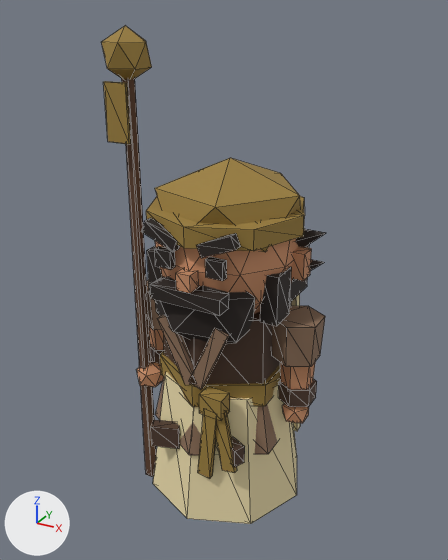
What one commit did to the glTF model godot3d/assets/models/elite_daoshi.glb.
Before and after are seen from a 50 mm camera at (1.13, -2.08, 2.11) aimed at (-0.04, 0.04, 1.05). The axes (+X, +Y, +Z) are drawn at lower left. The lights are the same throughout. The picture after the commit comes second. Mesh edges are drawn as thin lines. Vertices at exactly the same position are counted once.

Before the edit, the objects in view are built like this:
```python
me_cube = bpy.data.meshes.new('Cube')
me_cube.from_pydata(...)  # 512 vertices, 820 faces; spans x -0.45..0.42, y -0.36..0.44, z 0.0..2.05
# faces by material slot: [196, 148, 84, 196, 16, 40, 140]
me_cube.materials.append(mat_mustard)  # yellow #9b7f3c
me_cube.materials.append(mat_dkbrown)  # brown #4d372a
me_cube.materials.append(mat_ltbrown)  # brown #8b6e57
me_cube.materials.append(mat_skin)  # orange #ca8f68
me_cube.materials.append(mat_wood)  # brown #593c28
me_cube.materials.append(mat_cape)  # beige #e9d9a9
me_cube.materials.append(mat_hair)  # black #251c18
ob_yellow_turban_mesh = bpy.data.objects.new('yellow_turban_mesh', me_cube)
ob_yellow_turban_mesh.location = (0.0, 0.0, 0.0)
```
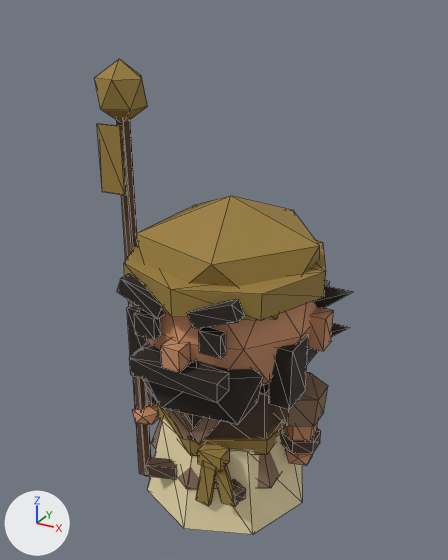
Location of each change, (x1, y1, x2, y2) in pixels of the pictures (448 x 560 px; the box of a moved part takes in the faces that stretch with it):
'yellow_turban_mesh', reshaped (15% wider): before (102, 26, 326, 524); after (95, 59, 353, 535)
part 1 of me_cube, moved or reshaped: before (160, 351, 280, 407); after (157, 402, 283, 456)
part 2 of me_cube, moved or reshaped: before (199, 387, 230, 421); after (198, 442, 230, 472)
part 3 of me_cube, moved or reshaped: before (198, 415, 217, 479); after (196, 465, 216, 506)
part 4 of me_cube, moved or reshaped: before (216, 410, 237, 473); after (215, 463, 238, 507)
part 5 of me_cube, moved or reshaped: before (102, 26, 152, 80); after (95, 59, 148, 121)
part 6 of me_cube, moved or reshaped: before (104, 81, 131, 144); after (97, 123, 126, 195)
part 7 of me_cube, moved or reshaped: before (155, 158, 301, 252); after (136, 196, 320, 320)
part 8 of me_cube, moved or reshaped: before (146, 196, 305, 251); after (124, 240, 326, 321)
part 9 of me_cube, moved or reshaped: before (151, 420, 180, 448); after (146, 457, 177, 479)
part 10 of me_cube, moved or reshaped: before (231, 437, 245, 467); after (231, 479, 246, 504)
part 11 of me_cube, moved or reshaped: before (164, 302, 291, 384); after (188, 383, 279, 439)
part 12 of me_cube, moved or reshaped: before (278, 379, 317, 407); after (281, 428, 321, 454)
part 13 of me_cube, moved or reshaped (mostly hidden): before (150, 344, 164, 364); after (147, 387, 157, 405)
part 14 of me_cube, moved or reshaped: before (155, 377, 292, 455); after (151, 420, 280, 489)
part 15 of me_cube, moved or reshaped: before (157, 315, 196, 385); after (167, 410, 195, 440)
part 16 of me_cube, moved or reshaped: before (189, 328, 229, 390); after (188, 417, 220, 445)
part 17 of me_cube, moved or reshaped: before (272, 306, 325, 367); after (274, 373, 328, 427)
part 18 of me_cube, moved or reshaped: before (122, 78, 326, 524); after (116, 119, 353, 535)

The change, as a list of edits to the scene's bpy script:
```text
Change me_cube:
    remove me_cube.from_pydata(...)  # 512 vertices, 820 faces; spans x -0.45..0.42, y -0.36..0.44, z 0.0..2.05
    add me_cube.from_pydata(...)  # 512 vertices, 820 faces; spans x -0.51..0.51, y -0.44..0.55, z 0.0..1.94
    me_cube part 1: the loose piece of 12 vertices spanning x -0.26..0.26, y -0.3..0.3, z 0.62..0.72 is scaled about its middle by (1.08, 1.08, 0.75), then moved by (0.0, 0.0, -0.24)
    me_cube part 2: the loose piece of 8 vertices spanning x 0.05..0.15, y -0.33..-0.25, z 0.63..0.72 is scaled about its middle by (1.08, 1.08, 0.75), then moved by (0.01, -0.02, -0.24)
    me_cube part 3: the loose piece of 8 vertices spanning x 0.03..0.13, y -0.32..-0.3, z 0.31..0.65 is scaled about its middle by (1.08, 1.08, 0.666), then moved by (0.01, -0.02, -0.18)
    me_cube part 4: the loose piece of 8 vertices spanning x 0.1..0.2, y -0.31..-0.29, z 0.37..0.65 is scaled about its middle by (1.08, 1.08, 0.68), then moved by (0.01, -0.02, -0.19)
    me_cube part 5: the loose piece of 12 vertices spanning x -0.45..-0.27, y -0.21..-0.03, z 1.85..2.05 is scaled about its middle by (1.08, 1.08, 1.2), then moved by (-0.03, -0.01, -0.13)
    me_cube part 6: the loose piece of 8 vertices spanning x -0.41..-0.31, y -0.2..-0.19, z 1.64..1.86 is scaled about its middle by (1.08, 1.08, 1.2), then moved by (-0.03, -0.02, -0.17)
    me_cube part 7: the loose piece of 12 vertices spanning x -0.29..0.29, y -0.26..0.3, z 1.18..1.58 is scaled about its middle by 1.3, then moved by (0.0, 0.01, -0.21)
    me_cube part 8: the loose piece of 16 vertices spanning x -0.32..0.32, y -0.33..0.33, z 1.32..1.4 is scaled about its middle by 1.3, then moved by (0.0, 0.0, -0.22)
    me_cube part 9: the loose piece of 8 vertices spanning x -0.2..-0.08, y -0.33..-0.25, z 0.38..0.48 is scaled about the mesh origin by (1.08, 1.08, 0.6)
    me_cube part 10: the loose piece of 8 vertices spanning x 0.11..0.23, y -0.31..-0.23, z 0.41..0.49 is scaled about the mesh origin by (1.08, 1.08, 0.6)
    me_cube part 11: the loose piece of 12 vertices spanning x -0.24..0.24, y -0.28..0.28, z 0.64..1.0 is scaled about its middle by (1.08, 1.08, 0.75), then moved by (0.0, 0.0, -0.28)
    me_cube part 12: the loose piece of 12 vertices spanning x 0.27..0.4, y -0.08..0.08, z 0.6..0.68 is scaled about its middle by (1.08, 1.08, 0.75), then moved by (0.03, 0.0, -0.24)
    me_cube part 13: the loose piece of 12 vertices spanning x -0.4..-0.27, y -0.08..0.08, z 0.6..0.68 is scaled about its middle by (1.08, 1.08, 0.75), then moved by (-0.03, 0.0, -0.24)
    me_cube part 14: the loose piece of 12 vertices spanning x -0.29..0.29, y -0.33..0.33, z 0.4..0.7 is scaled about its middle by (1.08, 1.08, 0.7), then moved by (0.0, 0.0, -0.2)
    me_cube part 15: the loose piece of 8 vertices spanning x -0.16..0.02, y -0.29..-0.26, z 0.71..1.01 is scaled about its middle by (1.08, 1.08, 0.758), then moved by (-0.01, -0.02, -0.29)
    me_cube part 16: the loose piece of 8 vertices spanning x -0.02..0.16, y -0.29..-0.26, z 0.71..1.01 is scaled about its middle by (1.08, 1.08, 0.758), then moved by (0.01, -0.02, -0.29)
    me_cube part 17: the loose piece of 12 vertices spanning x 0.22..0.42, y -0.11..0.11, z 0.8..0.98 is scaled about its middle by (1.08, 1.08, 0.75), then moved by (0.03, 0.0, -0.3)
    me_cube part 18: 264 of 512 vertices moved; they spanned x -0.42..0.4, y -0.36..0.36, z 0.0..1.9 and now span x -0.51..0.51, y -0.44..0.39, z 0.0..1.76; mean shift (0.0, -0.02, -0.24); largest move (-0.3, -0.15, 1.0) -> (-0.38, -0.19, 0.68)
    other edits to the shape of me_cube do not show in these pictures
```
